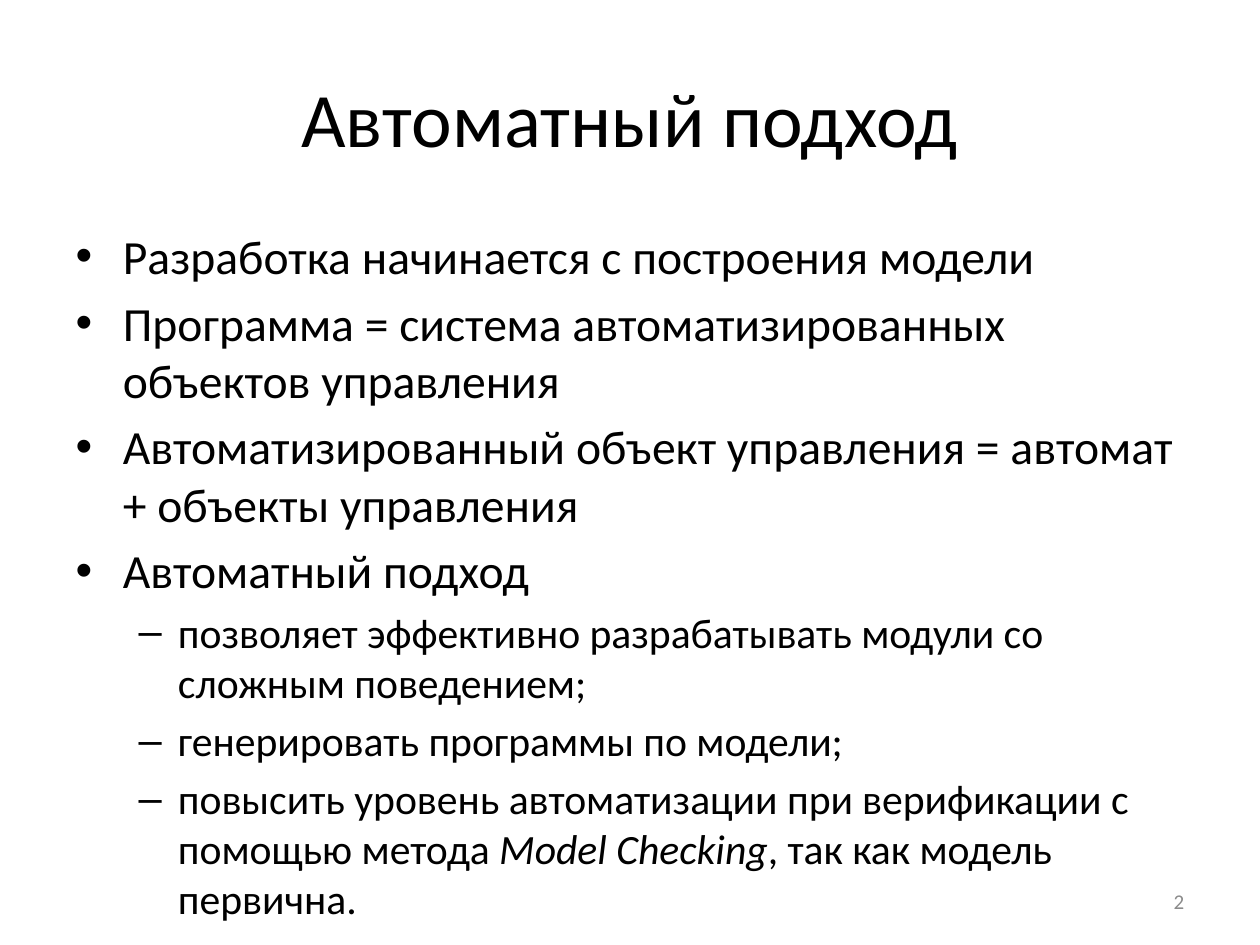
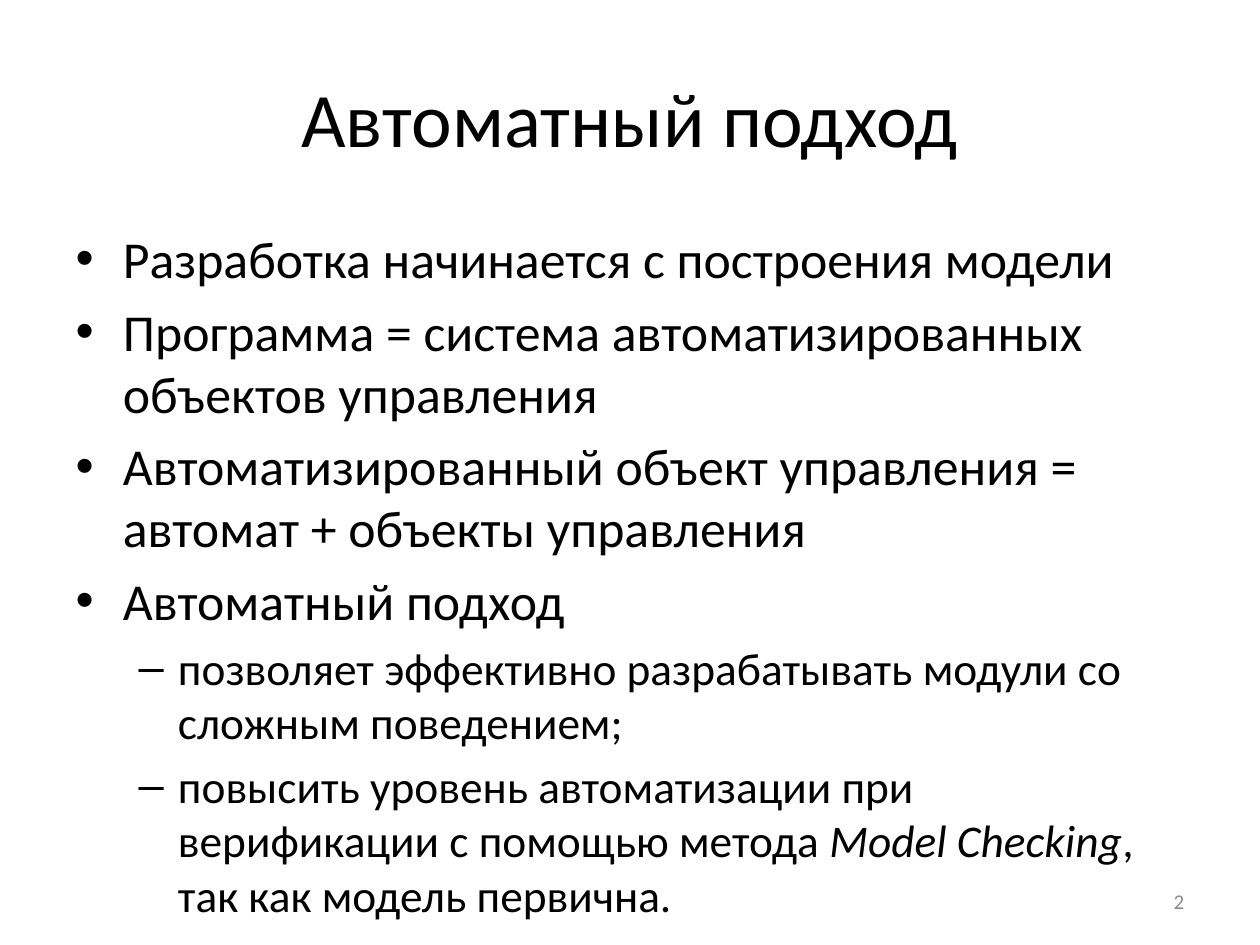
Before and after one commit to nohoper/masters, a slide deck: slide 2 of kmu.pptx. Drawn at 1260x945 pixels with LibreOffice and Linux fonts; fonts in the diff are those of the drawing. Boxes give left, top, right and bottom in pixels: in the first picture for what was removed or moved away, otherwise in the second. Text is boxed around its words. In the diff, an @@ line names an element or a change of style, - is before the commit and + after.

```diff
--- a/kmu.pptx
+++ b/kmu.pptx
@@ text "Разработка начинается с построения модели" at [123, 242, 1134, 920]: size 27.2 to 29.6 pt in "Разработка начинается с построения модели", "Программа = система автоматизированных объектов управления", "Автоматизированный объект управления = автомат + объекты ...", "Автоматный подход"; size 23.8 to 25.9 pt in "позволяет эффективно разрабатывать модули со сложным поведен ...", "повысить уровень автоматизации при верификации с помощью ..." @@
@@ text at [178, 735, 842, 763]: paragraph removed @@
-  – генерировать программы по модели;
```
Also in this commit, not shown: 15 other slides changed, 4 slides added, 1 slide removed.
